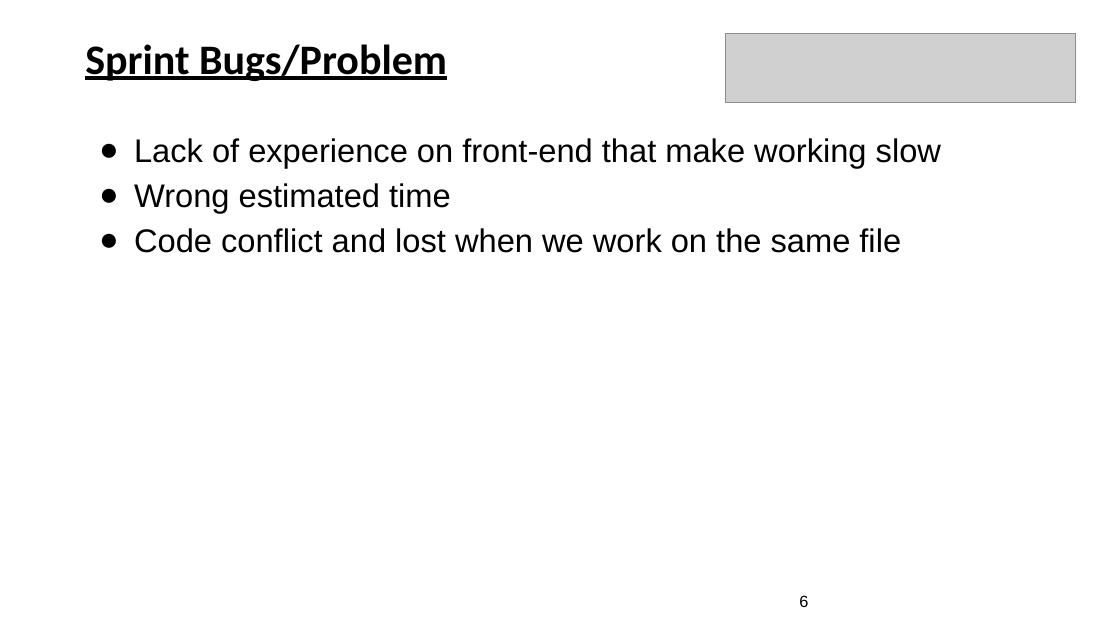
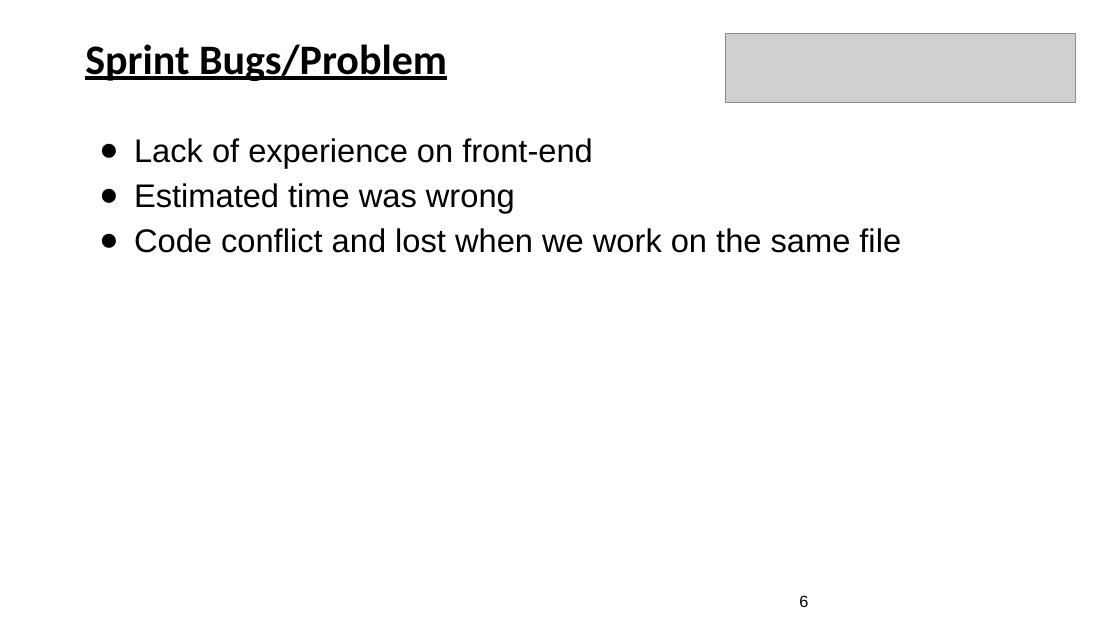
Before and after one commit to Vorapod/AjanBank, a slide deck: slide 6 of Sprint 25 - Sprint review.pptx. Drawn at 1120x630 pixels with LibreOffice and Linux fonts; fonts in the diff are those of the drawing; grey boxes stand for pictures. Boxes give left, top, right and bottom in pixels: in the first picture for what was removed or moved away, otherwise in the second. Text is boxed around its words. In the diff, an @@ line names an element or a change of style, - is before the commit and + after.

```diff
--- a/Sprint 25 - Sprint review.pptx
+++ b/Sprint 25 - Sprint review.pptx
@@ text at (134, 138, 593, 213): text changed @@
-● Lack of experience on front-end that make working slow
-● Wrong estimated time
+● Lack of experience on front-end
+● Estimated time was wrong
```
Also in this commit, not shown: 1 other slide changed.
